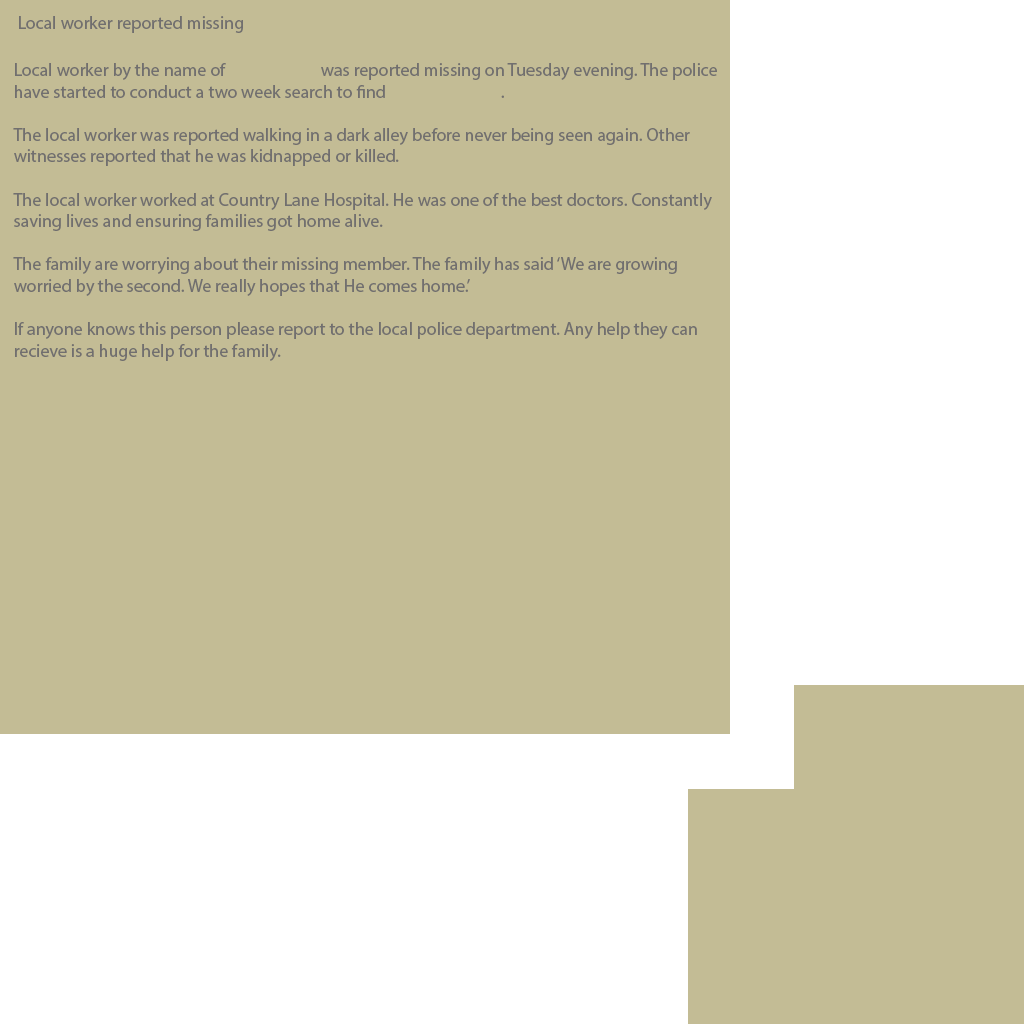
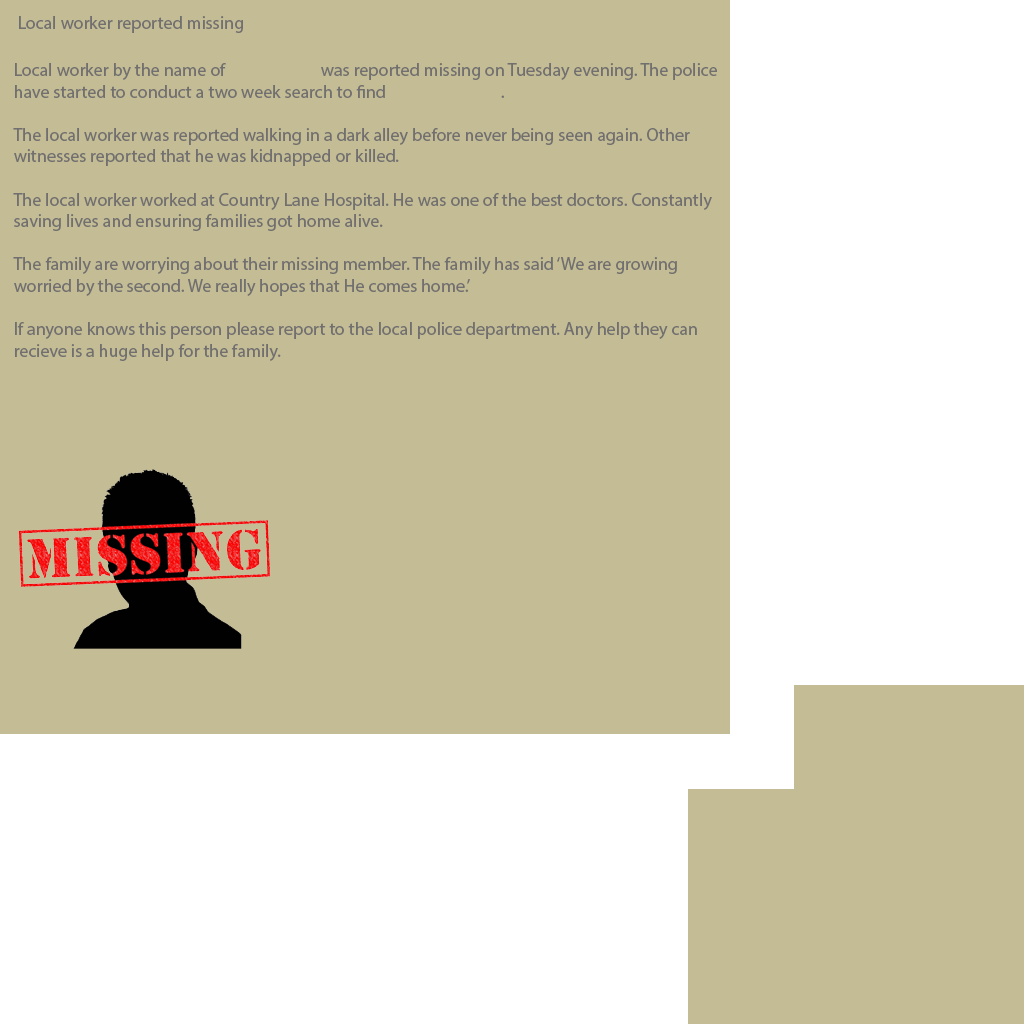
Layered file, before and after one edit (1024x1024). Changes by layer:
added layer "Layer 1" above "Local worker by the name of was reporte" over [18,468,271,649]
